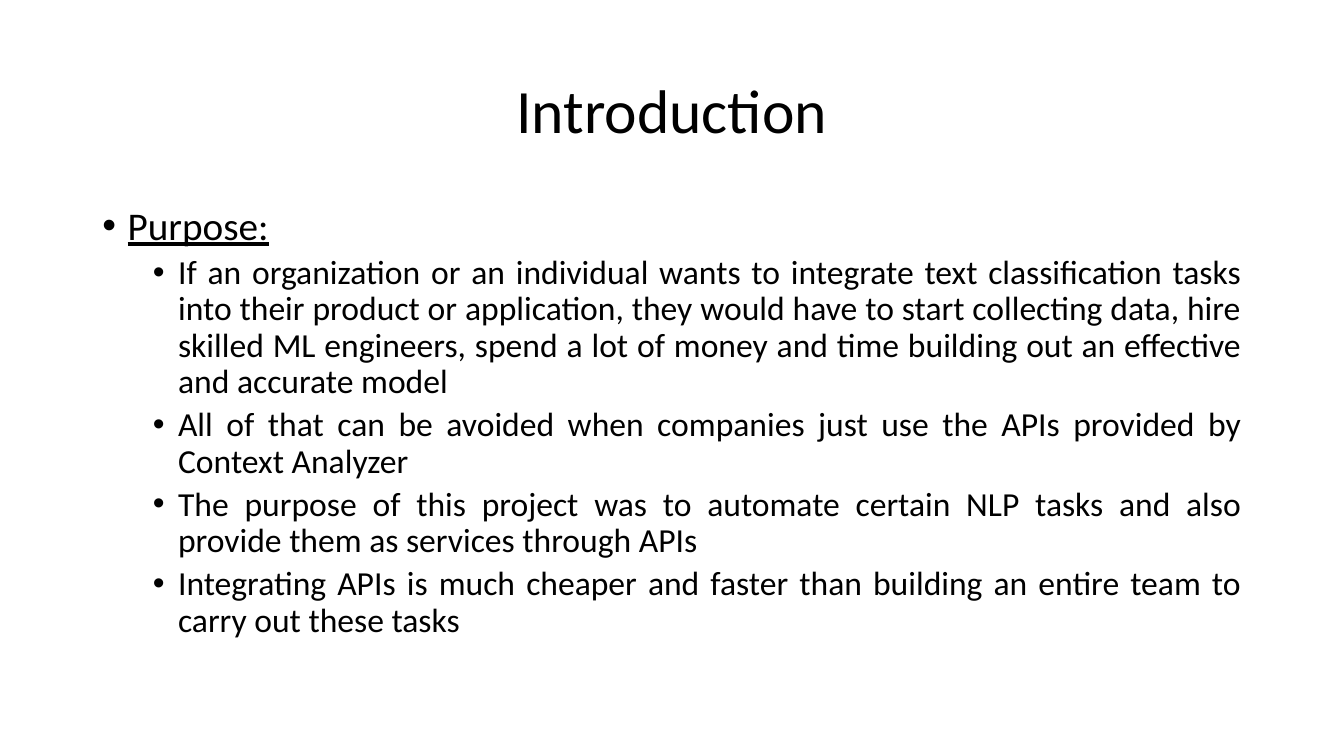
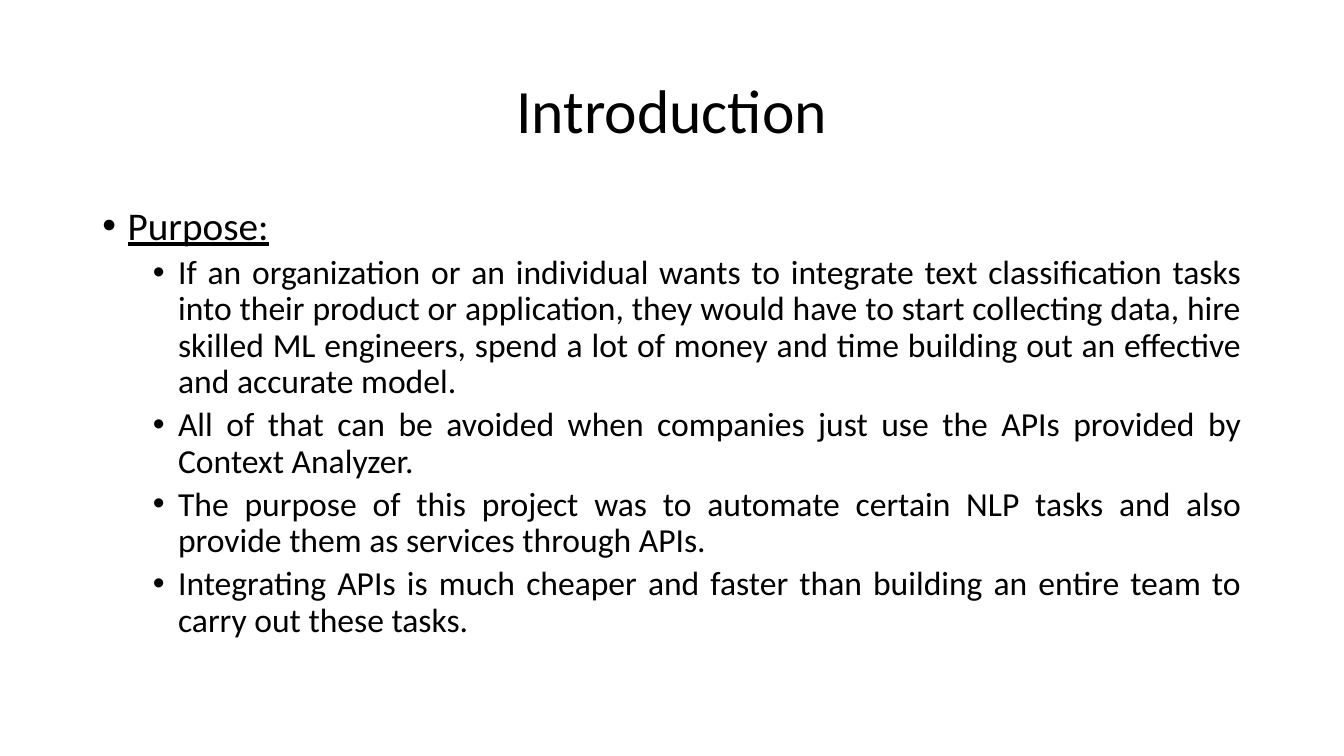
Before and after one commit to HarshaKy/text-classifier, a slide deck: slide 4 of docs/presentation/Presentation.pptx. Drawn at 1344x756 pixels with LibreOffice and Linux fonts; fonts in the diff are those of the drawing. Boxes give left, top, right and bottom in pixels: in the first picture for what was removed or moved away, otherwise in the second. Text is boxed around its words. In the diff, an @@ line names an element or a change of style, - is before the commit and + after.

```diff
--- a/docs/presentation/Presentation.pptx
+++ b/docs/presentation/Presentation.pptx
@@ text at [178,260,1241,638]: text changed @@
-  • If an organization or an individual wants to integrate text classification tasks into their product or application, they would have to start collecting data, hire skilled ML engineers, spend a lot of money and time building out an effective and accurate model
-  • All of that can be avoided when companies just use the APIs provided by Context Analyzer
-  • The purpose of this project was to automate certain NLP tasks and also provide them as services through APIs
-  • Integrating APIs is much cheaper and faster than building an entire team to carry out these tasks
+  • If an organization or an individual wants to integrate text classification tasks into their product or application, they would have to start collecting data, hire skilled ML engineers, spend a lot of money and time building out an effective and accurate model.
+  • All of that can be avoided when companies just use the APIs provided by Context Analyzer.
+  • The purpose of this project was to automate certain NLP tasks and also provide them as services through APIs.
+  • Integrating APIs is much cheaper and faster than building an entire team to carry out these tasks.
```
Also in this commit, not shown: 8 other slides changed, 3 other files.
